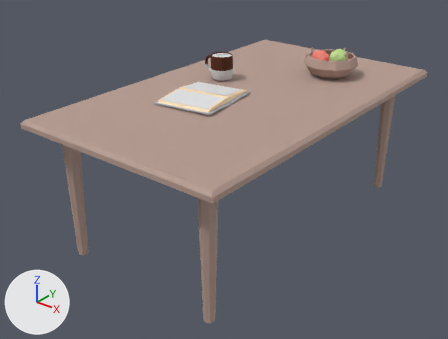
The glTF model src/viz/models/mornings/table.glb, before and after one commit.
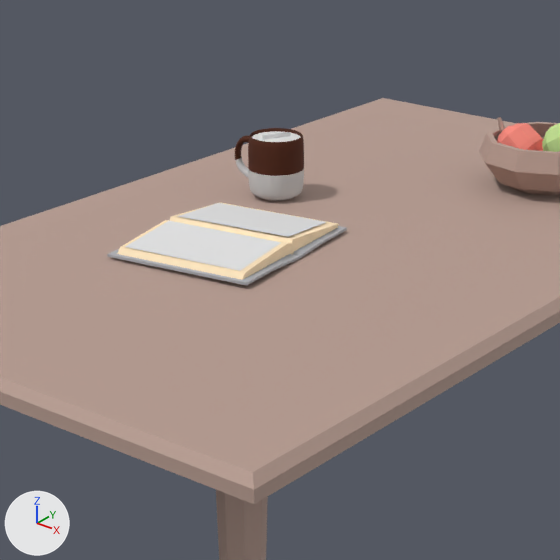
Each version appears first whole from a 50 mm lens placed at (-8.47, -36.52, 19.03), pointed at (-27.42, -12.83, 4.35), and next in a close-up on the part from 25% to 75% of the width and 0% to 67% of the height. Lighting does not change. The marker at lower left points along +X, +Y and +Z. Where no turn or scale is listed for an object, it has been applied to the vertices. Vertices at the same position are counted once.

Script lines for the objects in view, before the commit:
```python
ob_fruit_basket = bpy.data.objects.new('fruit_basket', me_group1057983476_001)
ob_fruit_basket.location = (-25.2, -5.94, 9.17)
ob_left_page_ref = bpy.data.objects.new('left_page_ref', me_plane)
ob_left_page_ref.location = (-28.33, -12.69, 8.7)
ob_left_page_ref.rotation_euler = (-0.0822, -0.018, 0.116)  # degrees (-4.7, -1, 6.6)
ob_left_page_ref.scale = (1.38, 0.777, 0.948)
ob_open_book = bpy.data.objects.new('open_book', me_group1888150007_001)
ob_open_book.location = (-28.17, -13.61, 8.65)
ob_open_book.rotation_euler = (1.571, 0.0, -1.116)  # degrees (90, 0, -64)
ob_open_book.scale = (10.6, 10.6, 10.6)
ob_right_page_ref = bpy.data.objects.new('right_page_ref', me_plane_001)
ob_right_page_ref.location = (-28.06, -14.56, 8.71)
ob_right_page_ref.rotation_euler = (0.0692, -0.00564, 0.131)  # degrees (4, -0.3, 7.5)
ob_right_page_ref.scale = (1.38, 0.777, 0.948)
ob_steam = bpy.data.objects.new('steam', me_plane_003)
ob_steam.location = (-29.52, -10.38, 9.78)
# also in view: 'mug.001' at (-29.76, -10.4, 9.12); 'table' at (-27.11, -11.31, 4.63)
```
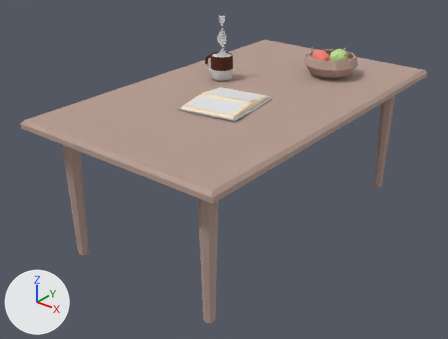
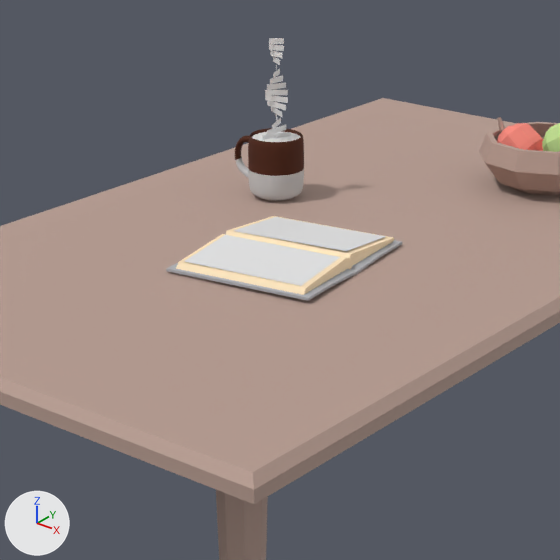
Where the change shows, as pixel boxes [x1, y1, x2, y2] in the close-ups (560 x 560 px):
'open_book', moved, rescaled
    before: [107, 202, 347, 285]
    after: [166, 216, 402, 301]
'right_page_ref', moved
    before: [125, 221, 281, 271]
    after: [185, 235, 340, 286]
'left_page_ref', moved, rescaled
    before: [179, 203, 326, 237]
    after: [234, 217, 386, 251]
'steam', reshaped, moved (1044% taller)
    before: [262, 132, 291, 140]
    after: [262, 38, 291, 140]

Patch to the scene script:
```diff
--- a/src/viz/models/mornings/table.glb.py
+++ b/src/viz/models/mornings/table.glb.py
@@ me_plane_003 @@
 # used by ob_steam; location = (-29.52, -10.38, 9.78)
-me_plane_003.from_pydata(...)  # 4 vertices, 2 faces; spans x -0.152..0.152, y -0.317..0.317, z -0.062..0.062
+me_plane_003.from_pydata(...)  # 64 vertices, 32 faces; spans x -0.298..0.298, y -0.346..0.346, z -1.112..1.112
+# me_plane_003 part 1: the whole mesh is rebuilt
@@ ob_open_book @@
 ob_open_book = bpy.data.objects.new('open_book', me_group1888150007_001)
-ob_open_book.location = (-28.17, -13.61, 8.65)
+ob_open_book.location = (-26.74, -13.51, 8.63)
 ob_open_book.rotation_euler = (1.571, 0.0, -1.116)  # degrees (90, 0, -64)
-ob_open_book.scale = (10.6, 10.6, 10.6)
+ob_open_book.scale = (10.4, 10.4, 10.4)
@@ ob_steam @@
 ob_steam = bpy.data.objects.new('steam', me_plane_003)
-ob_steam.location = (-29.52, -10.38, 9.78)
+ob_steam.location = (-29.52, -10.38, 10.83)
@@ ob_left_page_ref @@
 ob_left_page_ref = bpy.data.objects.new('left_page_ref', me_plane)
-ob_left_page_ref.location = (-28.33, -12.69, 8.7)
+ob_left_page_ref.location = (-26.89, -12.62, 8.68)
 ob_left_page_ref.rotation_euler = (-0.0822, -0.018, 0.116)  # degrees (-4.7, -1, 6.6)
-ob_left_page_ref.scale = (1.38, 0.777, 0.948)
+ob_left_page_ref.scale = (1.34, 0.757, 0.923)
@@ ob_right_page_ref @@
 ob_right_page_ref = bpy.data.objects.new('right_page_ref', me_plane_001)
-ob_right_page_ref.location = (-28.06, -14.56, 8.71)
+ob_right_page_ref.location = (-26.63, -14.44, 8.69)
 ob_right_page_ref.rotation_euler = (0.0692, -0.00564, 0.131)  # degrees (4, -0.3, 7.5)
```
